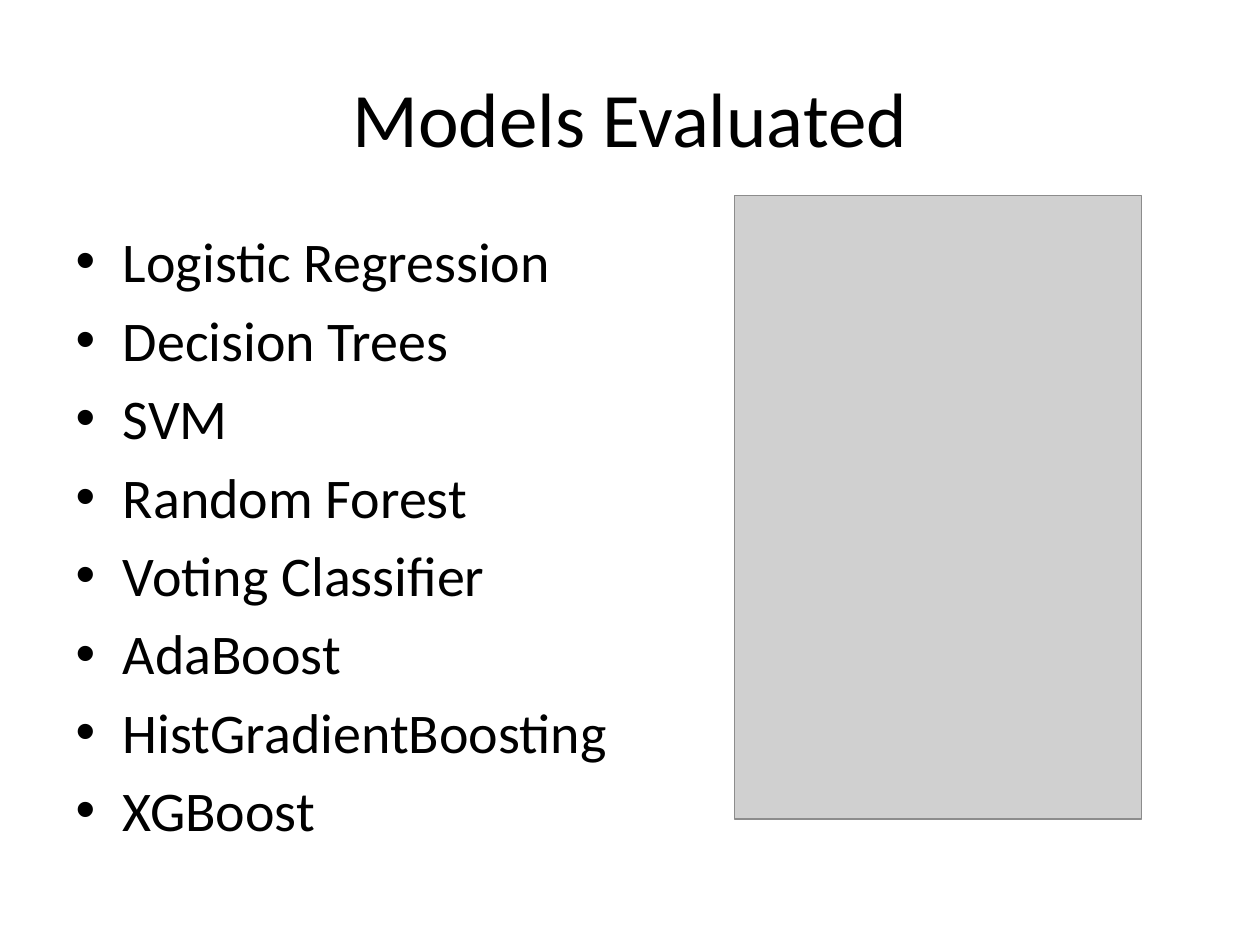
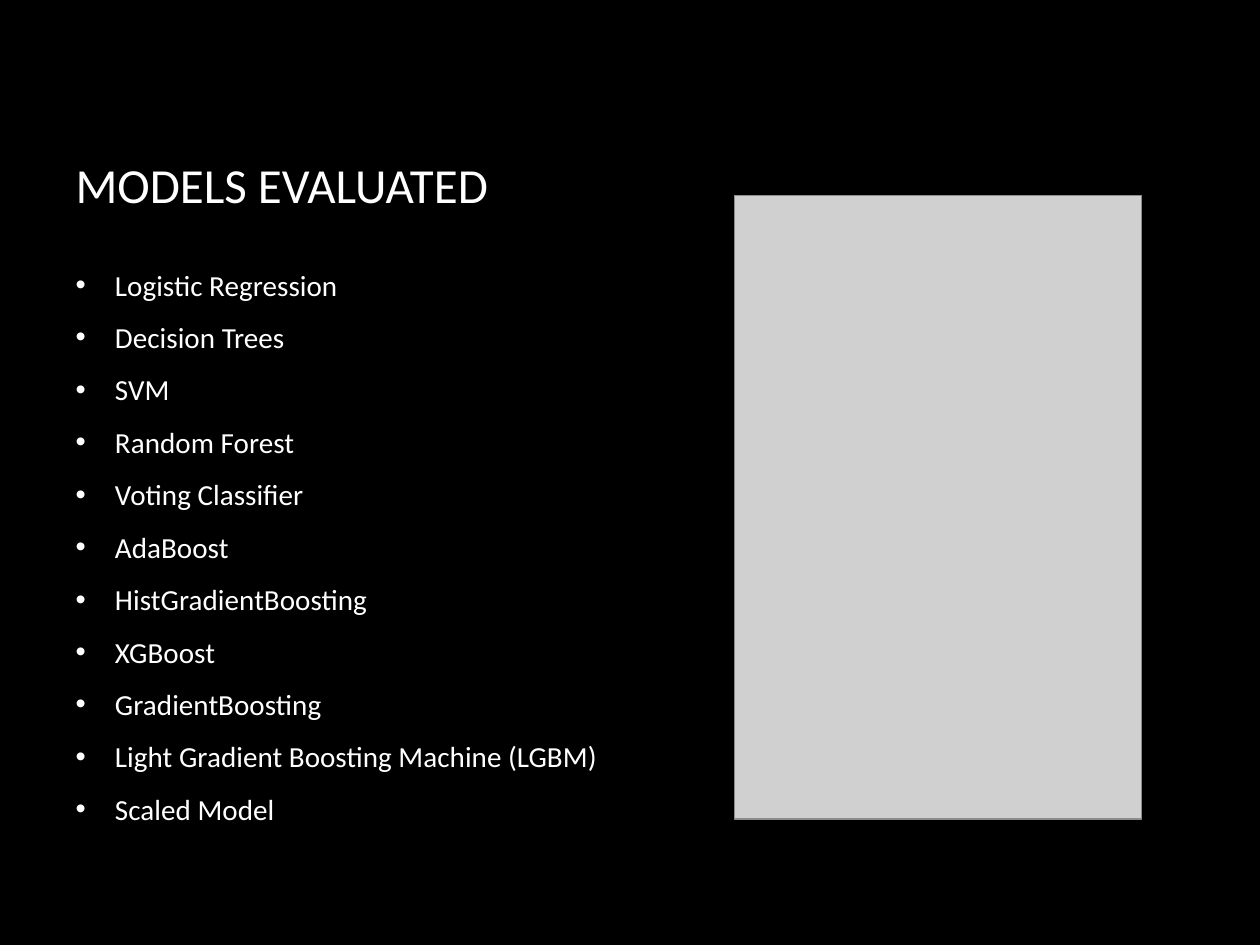
Before and after one commit to naveedakram83/diabetes-ml-2025, a slide deck: slide 13 of presentation/Diabetes_Prediction_Presentation.pptx (slide 9 before the commit). Drawn at 1260x945 pixels with LibreOffice and Linux fonts; fonts in the diff are those of the drawing; grey boxes stand for pictures; background and template pictures are left out. Boxes give left, top, right and bottom in pixels: in the first picture for what was removed or moved away, otherwise in the second. Text is boxed around its words. In the diff, an @@ line names an element or a change of style, - is before the commit and + after.

```diff
--- a/presentation/Diabetes_Prediction_Presentation.pptx
+++ b/presentation/Diabetes_Prediction_Presentation.pptx
@@ background #FFFFFF to picture (left out) @@
@@ title at (x1=76, y1=171, x2=488, y2=204): text changed; size 44 to 28 pt; text colour #000000 to #FFFFFF @@
-Models Evaluated
+MODELS EVALUATED
@@ text "Logistic Regression" moved from (x1=123, y1=243, x2=607, y2=832) to (x1=115, y1=276, x2=596, y2=821) @@
@@ text "Logistic Regression" at (x1=115, y1=276, x2=596, y2=821): vertical alignment top to middle @@
@@ text at (x1=115, y1=276, x2=367, y2=664): size 32 to 16.6 pt, text colour #000000 to #FFFFFF in "Logistic Regression", "Decision Trees", "SVM", "Random Forest" and 4 more places; indent changed; more space between paragraphs @@
@@ text at (x1=115, y1=694, x2=596, y2=821): paragraphs added @@
+• GradientBoosting
+• Light Gradient Boosting Machine (LGBM)
+• Scaled Model
```
Also in this commit, not shown: 14 other slides changed, 8 slides added, 3 slides removed, 6 other files.
